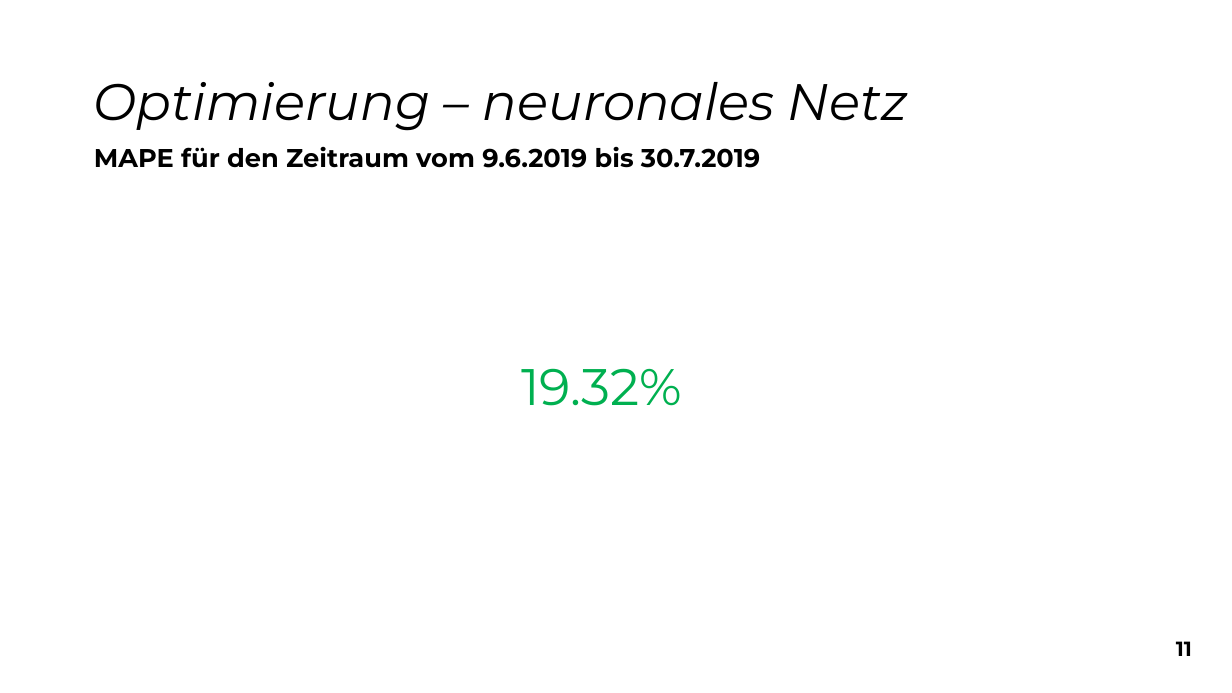
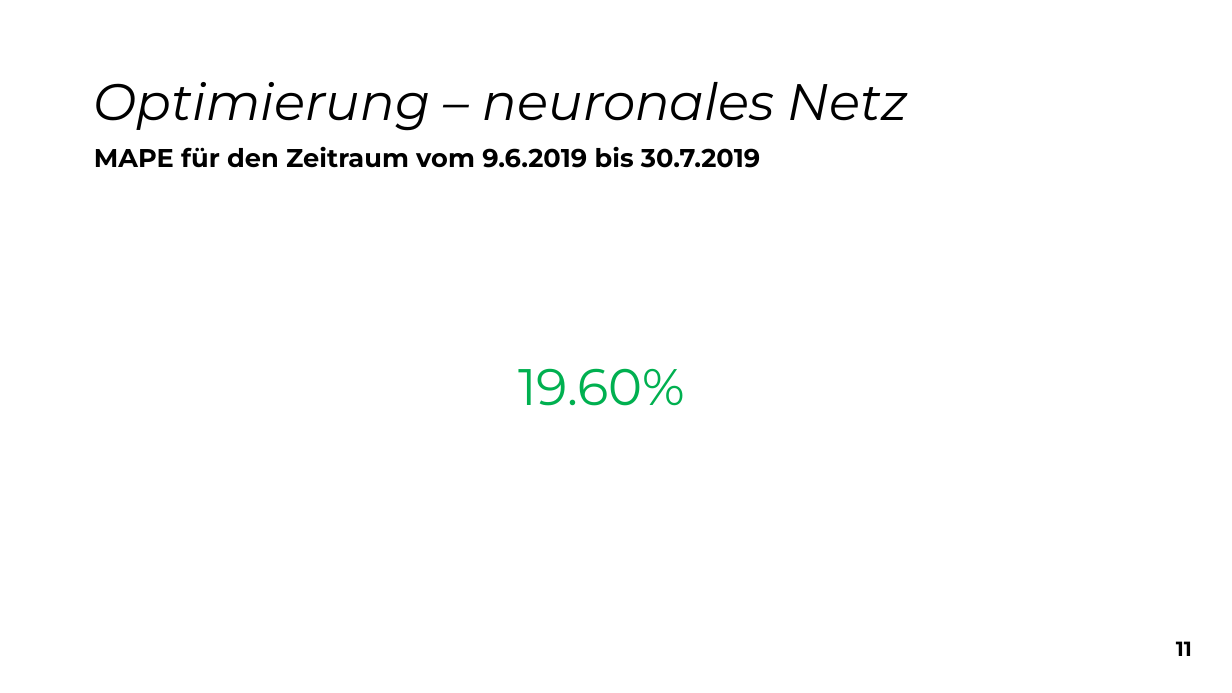
Before and after one commit to snw7/OC1-team-1, a slide deck: slide 12 of praesentation/abschluss-praesentation.pptx. Drawn at 1232x693 pixels with LibreOffice and Linux fonts; fonts in the diff are those of the drawing. Boxes give left, top, right and bottom in pixels: in the first picture for what was removed or moved away, otherwise in the second. Text is boxed around its words. In the diff, an @@ line names an element or a change of style, - is before the commit and + after.

```diff
--- a/praesentation/abschluss-praesentation.pptx
+++ b/praesentation/abschluss-praesentation.pptx
@@ text at [518, 368, 685, 406]: text changed @@
-19.32%
+19.60%
```
Also in this commit, not shown: 3 other slides changed, 1 slide added.
